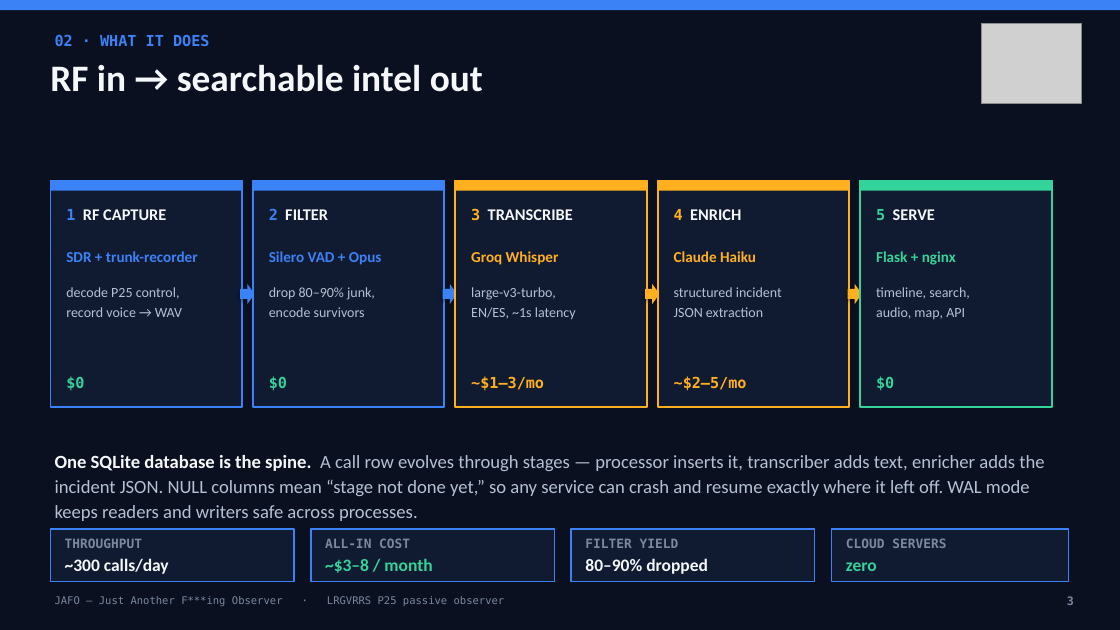
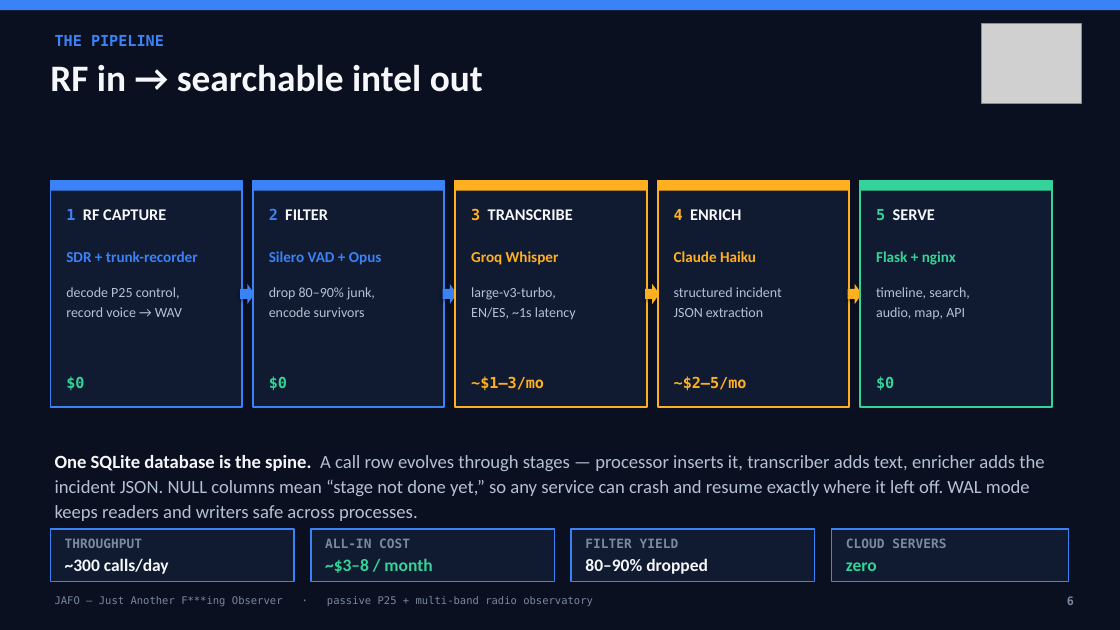
Before and after one commit to Drew-CodeRGV/jafo, a slide deck: slide 6 of jafo-overview.pptx (slide 3 before the commit). Drawn at 1120x630 pixels with LibreOffice and Linux fonts; fonts in the diff are those of the drawing; grey boxes stand for pictures. Boxes give left, top, right and bottom in pixels: in the first picture for what was removed or moved away, otherwise in the second. Text is boxed around its words. In the diff, an @@ line names an element or a change of style, - is before the commit and + after.

```diff
--- a/jafo-overview.pptx
+++ b/jafo-overview.pptx
@@ text at (55,35,164,46): text changed @@
-02 · WHAT IT DOES
+THE PIPELINE
@@ text at (55,596,593,606): text changed @@
-JAFO — Just Another F***ing Observer · LRGVRRS P25 passive observer
+JAFO — Just Another F***ing Observer · passive P25 + multi-band radio observatory
@@ text at (1067,596,1074,605): text changed @@
-3
+6
```
Also in this commit, not shown: 5 other slides changed, 10 slides added, 1 slide removed, 2 other files.
